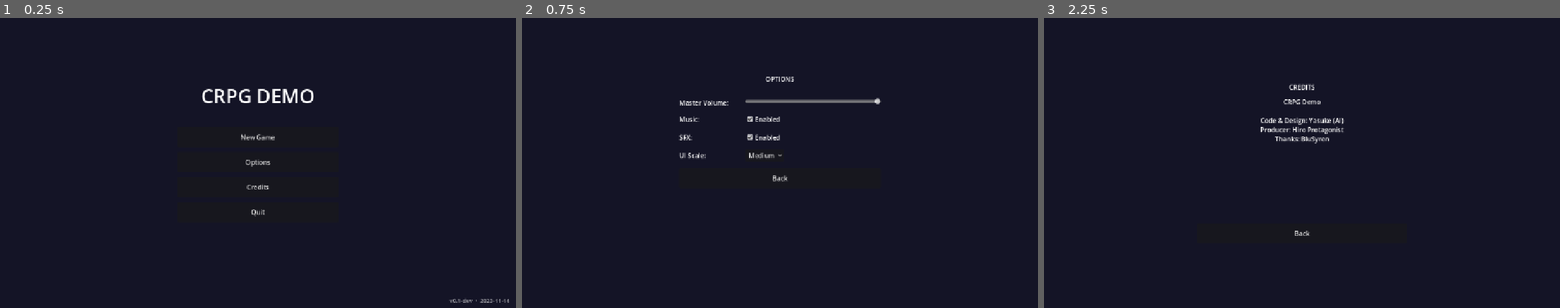
Above: before the commit, frames 1-3 (left to right).
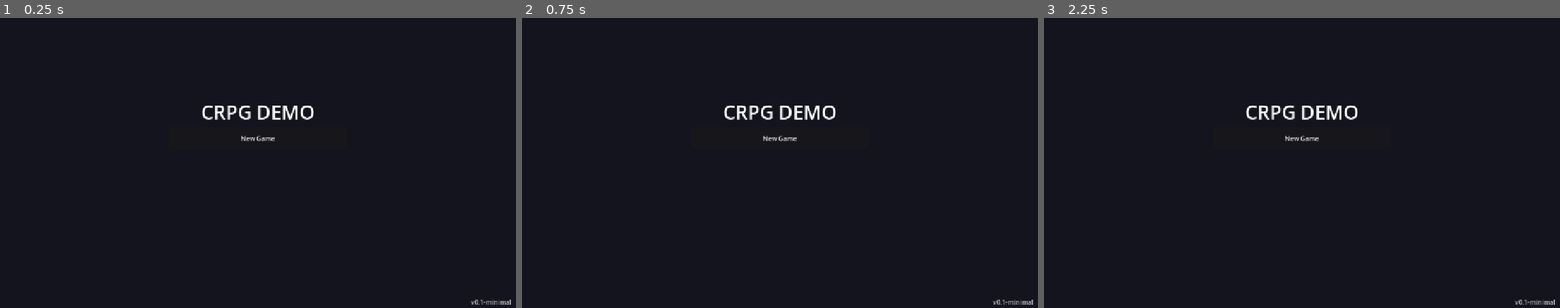
Above: after the commit, the same moments.

Repository: charlesnmcdowell/crpg
Game: Godot game, scene res://scenes/TitleScreen.tscn
Same seed, same stepped clock (60 frames per second), same inputs: the game is played once before the commit and once after it.
Inputs (mouse positions are in pixels of both pictures, inside the frame that each line leads up to):
- Up to frame 1 (0.25 s): no input
- Up to frame 2 (0.75 s): click (780, 163) at 0.5 s, where only the run before the commit has a clickable "Options"
- Up to frame 3 (2.25 s): click (1302, 177) at 1.25 s, where only the run before the commit has a clickable "Back"; click (1302, 186) at 2 s, where only the run before the commit has a clickable "Credits"

The runs differ from the first frame. In frame 1, 1.4% of the frame differs, in the area x 39-99%, y 24-99%; in frame 2, 1.6%, in the area x 30-99%, y 20-99%; in frame 3, 1.4%.
Error before the commit: Parse Error: Cannot find member "STRETCH_MODE_CANVAS_ITEMS" in base "SceneTree". (res://scripts/SettingsManager.gd:91)

Commit message:
Minimal reset: TitleScreen (New Game + version), GameWorld with simple rooms + blue Warrior + Camera; autoload only GameManager; version v0.1-minimal

Diff:
--- a/project.godot
+++ b/project.godot
@@ -14,13 +14,11 @@
 run/main_scene="res://scenes/TitleScreen.tscn"
 config/features=PackedStringArray("4.2", "GL Compatibility")
 config/icon="res://icon.svg"
-config/version="0.1-dev"
+config/version="0.1-minimal"
 
 [autoload]
 
 GameManager="*res://scripts/GameManager.gd"
-SettingsManager="*res://scripts/SettingsManager.gd"
-CombatManager="*res://scripts/CombatManager.gd"
 
 [display]
 
--- a/scenes/GameWorld.tscn
+++ b/scenes/GameWorld.tscn
@@ -1,67 +1,70 @@
-[gd_scene load_steps=5 format=3 uid="uid://gameworld001"]
+[gd_scene load_steps=5 format=3 uid="uid://gameworld_minimal_001"]
 
-[ext_resource type="Script" path="res://scripts/GameWorldController.gd" id="1_gw"]
-[ext_resource type="PackedScene" path="res://scenes/HUD.tscn" id="2_hud"]
-[ext_resource type="Script" path="res://scripts/WaveManager.gd" id="3_wave"]
+[ext_resource type="Script" path="res://scripts/GameWorldMinimal.gd" id="1"]
 
-[sub_resource type="RectangleShape2D" id="shape_common"]
-size = Vector2(480, 260)
+[sub_resource type="RectangleShape2D" id="shape_room"]
+size = Vector2(800, 480)
+
+[sub_resource type="CapsuleShape2D" id="cap_player"]
+radius = 12.0
+height = 28.0
 
 [node name="GameWorld" type="Node2D"]
-script = ExtResource("1_gw")
+script = ExtResource("1")
 
-[node name="Background" type="ColorRect" parent="."]
-anchor_right = 1.0
-anchor_bottom = 1.0
-color = Color(0.12, 0.1, 0.1, 1)
+# Fake a "tilemap" look using simple ColorRects for this minimal demo
+[node name="Floor" type="ColorRect" parent="."]
+position = Vector2(0, 0)
+size = Vector2(1024, 640)
+color = Color(0.35, 0.28, 0.2)
 
-[node name="Rooms" type="Node2D" parent="."]
+[node name="Walls" type="Node2D" parent="."]
 
-[node name="Bedroom" type="ColorRect" parent="Rooms"]
-position = Vector2(80, 80)
-size = Vector2(200, 140)
-color = Color(0.2, 0.18, 0.16)
+[node name="NorthWall" type="ColorRect" parent="Walls"]
+position = Vector2(0, 0)
+size = Vector2(1024, 24)
+color = Color(0.5, 0.5, 0.55)
 
-[node name="Hall" type="ColorRect" parent="Rooms"]
-position = Vector2(300, 80)
-size = Vector2(120, 320)
-color = Color(0.18, 0.18, 0.2)
+[node name="SouthWall" type="ColorRect" parent="Walls"]
+position = Vector2(0, 616)
+size = Vector2(1024, 24)
+color = Color(0.5, 0.5, 0.55)
 
-[node name="CommonRoom" type="ColorRect" parent="Rooms"]
-position = Vector2(440, 60)
-size = Vector2(480, 260)
-color = Color(0.22, 0.2, 0.16)
+[node name="WestWall" type="ColorRect" parent="Walls"]
+position = Vector2(0, 0)
+size = Vector2(24, 640)
+color = Color(0.5, 0.5, 0.55)
 
-[node name="Kitchen" type="ColorRect" parent="Rooms"]
-position = Vector2(440, 340)
-size = Vector2(220, 180)
-color = Color(0.2, 0.22, 0.18)
+[node name="EastWall" type="ColorRect" parent="Walls"]
+position = Vector2(1000, 0)
+size = Vector2(24, 640)
+color = Color(0.5, 0.5, 0.55)
 
-[node name="Storage" type="ColorRect" parent="Rooms"]
-position = Vector2(680, 340)
-size = Vector2(240, 180)
-color = Color(0.16, 0.2, 0.22)
+# A simple "bedroom" block
+[node name="Bedroom" type="ColorRect" parent="."]
+position = Vector2(72, 72)
+size = Vector2(240, 160)
+color = Color(0.25, 0.22, 0.18)
 
-[node name="Entrance" type="ColorRect" parent="Rooms"]
-position = Vector2(260, 420)
-size = Vector2(160, 100)
-color = Color(0.18, 0.16, 0.2)
-
-[node name="CommonRoomTrigger" type="Area2D" parent="."]
-position = Vector2(440, 60)
-
-[node name="CollisionShape2D" type="CollisionShape2D" parent="CommonRoomTrigger"]
-shape = SubResource("shape_common")
-
-[node name="TileMap" type="TileMap" parent="."]
+[node name="CommonRoom" type="ColorRect" parent="."]
+position = Vector2(360, 120)
+size = Vector2(560, 360)
+color = Color(0.3, 0.26, 0.2)
 
 [node name="Camera2D" type="Camera2D" parent="."]
-position = Vector2(200, 400)
-limit_left = 0
-limit_top = 0
-zoom = Vector2(1, 1)
+current = true
+position = Vector2(200, 200)
 
-[node name="WaveManager" type="Node" parent="."]
-script = ExtResource("3_wave")
+[node name="Player" type="CharacterBody2D" parent="."]
+position = Vector2(160, 140)
 
-[node name="HUD" parent="." instance=ExtResource("2_hud")]
+[node name="CollisionShape2D" type="CollisionShape2D" parent="Player"]
+shape = SubResource("cap_player")
+
+[node name="Body" type="Polygon2D" parent="Player"]
+color = Color(0.2, 0.5, 1.0)
+polygon = PackedVector2Array( Vector2(-12,-24), Vector2(12,-24), Vector2(12,24), Vector2(-12,24) )
+
+[node name="Name" type="Label" parent="Player"]
+position = Vector2(-24, -36)
+text = "Warrior"
--- a/scenes/TitleScreen.tscn
+++ b/scenes/TitleScreen.tscn
@@ -1,85 +1,54 @@
-[gd_scene load_steps=4 format=3 uid="uid://ctyb1p8j6dhxg"]
+[gd_scene load_steps=3 format=3 uid="uid://title_minimal_001"]
 
-[ext_resource type="Script" path="res://scripts/TitleScreen.gd" id="1_title"]
+[ext_resource type="Script" path="res://scripts/TitleScreen.gd" id="1"]
 
-[sub_resource type="LabelSettings" id="LabelSettings_title"]
+[sub_resource type="LabelSettings" id="ls_title"]
 font_size = 48
 
-[sub_resource type="LabelSettings" id="LabelSettings_version"]
-font_size = 14
-font_color = Color(1,1,1,0.6)
-
 [node name="TitleScreen" type="Control"]
-layout_mode = 3
 anchors_preset = 15
 anchor_right = 1.0
 anchor_bottom = 1.0
-script = ExtResource("1_title")
+script = ExtResource("1")
 
 [node name="Background" type="ColorRect" parent="."]
-layout_mode = 1
 anchors_preset = 15
 anchor_right = 1.0
 anchor_bottom = 1.0
-color = Color(0.08, 0.08, 0.15, 1)
+color = Color(0.08, 0.08, 0.12, 1)
 
-[node name="VBoxContainer" type="VBoxContainer" parent="."]
-layout_mode = 1
+[node name="Center" type="VBoxContainer" parent="."]
 anchors_preset = 8
 anchor_left = 0.5
 anchor_top = 0.5
 anchor_right = 0.5
 anchor_bottom = 0.5
-offset_left = -200.0
-offset_top = -200.0
-offset_right = 200.0
-offset_bottom = 200.0
-theme_override_constants/separation = 20
+offset_left = -220.0
+offset_top = -160.0
+offset_right = 220.0
+offset_bottom = 160.0
 
-[node name="Title" type="Label" parent="VBoxContainer"]
+[node name="Title" type="Label" parent="Center"]
 layout_mode = 2
-label_settings = SubResource("LabelSettings_title")
+label_settings = SubResource("ls_title")
 text = "CRPG DEMO"
 horizontal_alignment = 1
 
-[node name="HSeparator" type="HSeparator" parent="VBoxContainer"]
+[node name="NewGameButton" type="Button" parent="Center"]
 layout_mode = 2
-
-[node name="MenuButtons" type="VBoxContainer" parent="VBoxContainer"]
-layout_mode = 2
-theme_override_constants/separation = 12
-
-[node name="NewGameButton" type="Button" parent="VBoxContainer/MenuButtons"]
-layout_mode = 2
-custom_minimum_size = Vector2(300, 50)
+custom_minimum_size = Vector2(320, 56)
 text = "New Game"
 
-[node name="OptionsButton" type="Button" parent="VBoxContainer/MenuButtons"]
-layout_mode = 2
-custom_minimum_size = Vector2(300, 50)
-text = "Options"
-
-[node name="CreditsButton" type="Button" parent="VBoxContainer/MenuButtons"]
-layout_mode = 2
-custom_minimum_size = Vector2(300, 50)
-text = "Credits"
-
-[node name="QuitButton" type="Button" parent="VBoxContainer/MenuButtons"]
-layout_mode = 2
-custom_minimum_size = Vector2(300, 50)
-text = "Quit"
-
 [node name="VersionLabel" type="Label" parent="."]
-layout_mode = 1
 anchors_preset = 3
 anchor_left = 1.0
 anchor_top = 1.0
 anchor_right = 1.0
 anchor_bottom = 1.0
-offset_left = -140.0
-offset_top = -28.0
-offset_right = -16.0
+offset_left = -130.0
+offset_top = -26.0
+offset_right = -12.0
 offset_bottom = -8.0
-label_settings = SubResource("LabelSettings_version")
+text = "v0.1-minimal"
 horizontal_alignment = 2
-text = "v0.1-dev"
+modulate = Color(1,1,1,0.7)
--- /dev/null
+++ b/scripts/GameWorldMinimal.gd
@@ -0,0 +1,9 @@
+extends Node2D
+
+@onready var camera: Camera2D = $Camera2D
+@onready var player: CharacterBody2D = $Player
+
+func _ready() -> void:
+	# Center camera on player for this minimal demo
+	if camera and player:
+		camera.global_position = player.global_position
--- a/scripts/TitleScreen.gd
+++ b/scripts/TitleScreen.gd
@@ -1,52 +1,6 @@
 extends Control
 
-@onready var new_game_button = $VBoxContainer/MenuButtons/NewGameButton
-@onready var options_button = $VBoxContainer/MenuButtons/OptionsButton
-@onready var credits_button = $VBoxContainer/MenuButtons/CreditsButton
-@onready var quit_button = $VBoxContainer/MenuButtons/QuitButton
-@onready var version_label: Label = $VersionLabel
+@onready var new_game_button: Button = $Center/NewGameButton
 
-func _ready():
-	new_game_button.pressed.connect(_on_new_game_pressed)
-	options_button.pressed.connect(_on_options_pressed)
-	credits_button.pressed.connect(_on_credits_pressed)
-	quit_button.pressed.connect(_on_quit_pressed)
-
-	# Apply UI scaling
-	apply_ui_scaling()
-
-	# Version label
-	var ver := ProjectSettings.get_setting("application/config/version", "0.0")
-	var date_str := Time.get_datetime_string_from_system(false).substr(0, 10)
-	if version_label:
-		version_label.text = "v%s  •  %s" % [str(ver), date_str]
-
-	# Connect settings changed signal
-	SettingsManager.settings_changed.connect(_on_settings_changed)
-
-func _on_new_game_pressed():
-	# Zero-risk path: skip character creation and jump straight into the inn
-	GameManager.start_new_game()
-
-func _on_options_pressed():
-	GameManager.change_scene("res://scenes/OptionsScreen.tscn")
-
-func _on_credits_pressed():
-	GameManager.change_scene("res://scenes/CreditsScreen.tscn")
-
-func _on_quit_pressed():
-	get_tree().quit()
-
-# Ensure script parses cleanly in editor when nodes are not yet ready
-func _get_configuration_warnings() -> PackedStringArray:
-	var warnings: PackedStringArray = []
-	if new_game_button == null:
-		warnings.append("NewGameButton not found")
-	return warnings
-
-func _on_settings_changed():
-	apply_ui_scaling()
-
-func apply_ui_scaling():
-	var scale_value = SettingsManager.get_ui_scale_value()
-	scale = Vector2(scale_value, scale_value)
+func _ready() -> void:
+	new_game_button.pressed.connect(GameManager.start_new_game)
